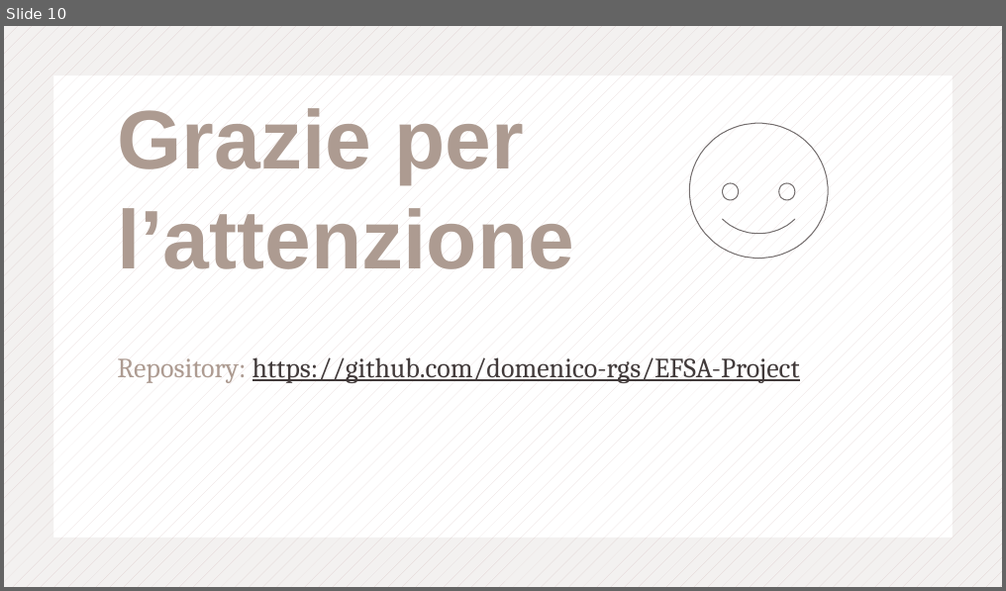
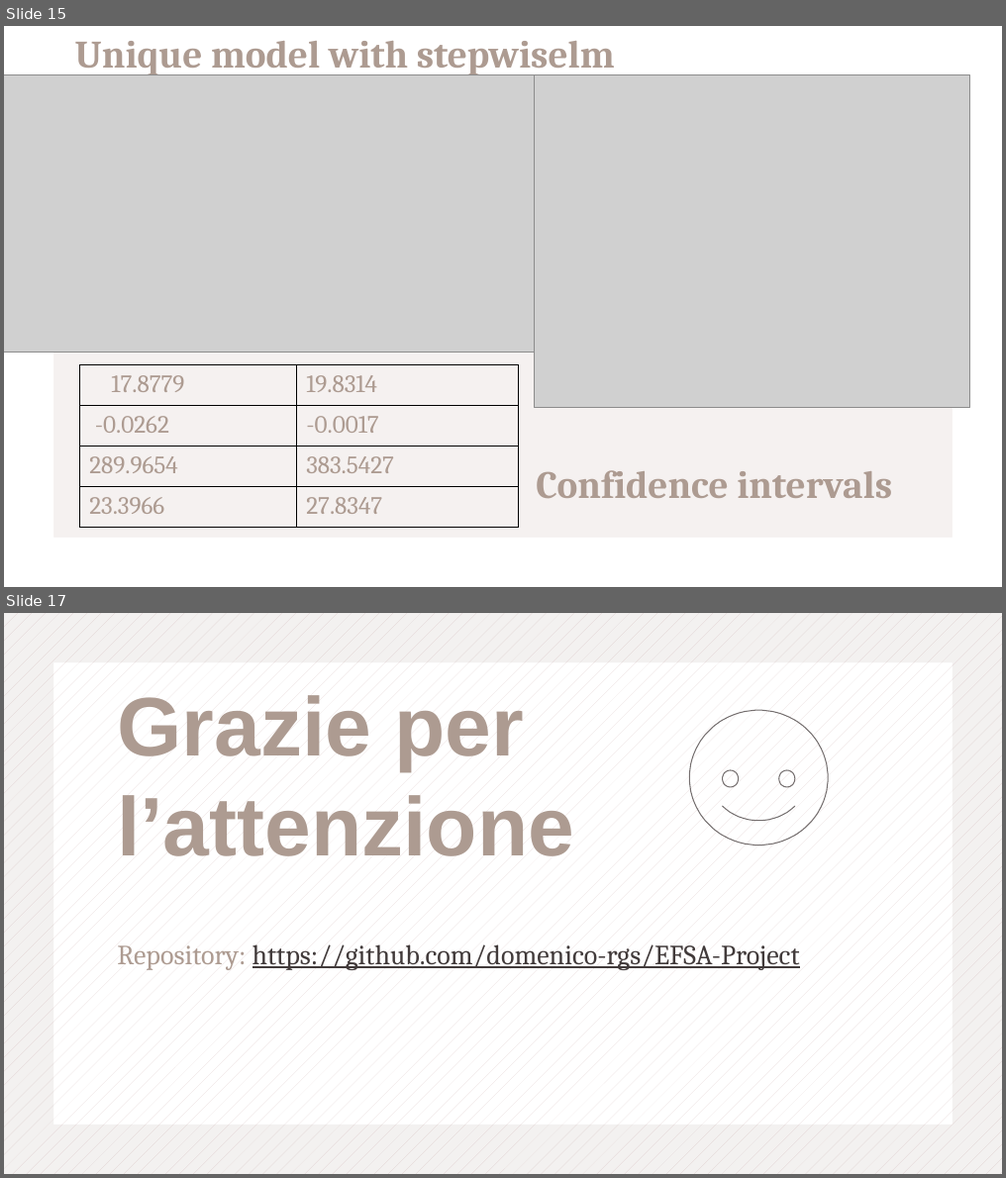
Before and after one commit to domenico-rgs/EFSA-Project, a slide deck: Presentation.pptx. Shown one above the other, each under a label of ours: slide 10 before the commit, slides 15 and 17 after it; the slides between them are not shown. The pictures are 1006x591 and 1006x1178 pixels, drawn with LibreOffice and Linux fonts; fonts in the diff are those of the drawing; grey boxes stand for pictures. Boxes give left, top, right and bottom in pixels: in the first picture for what was removed or moved away, otherwise in the second. Text is boxed around its words. In the diff, an @@ line names an element or a change of style, - is before the commit and + after.

Commit message:
update presentation

```diff
--- a/Presentation.pptx
+++ b/Presentation.pptx
@@ slide 15 added at [4,26,1002,587], background #F5F1F0 @@
@@ frame added at [4,26,1002,586], fill #FFFFFF @@
@@ text added at [75,41,615,76], 28 pt, text #AD9B91, bold @@
+Unique model with stepwiselm
@@ picture added at [4,75,548,353] @@
@@ picture added at [534,75,969,408] @@
@@ table added at [80,366,518,527], 4 rows, 2 columns @@
+17.8779 | 19.8314
+-0.0262 | -0.0017
+289.9654 | 383.5427
+23.3966 | 27.8347
@@ text added at [536,471,892,498], 28 pt, text #AD9B91, bold @@
+Confidence intervals
@@ what was slide 10 is now slide 17 @@
```
Also in this commit, not shown: 4 slides changed, 6 other slides added, 2 slides removed, 4 other files.
